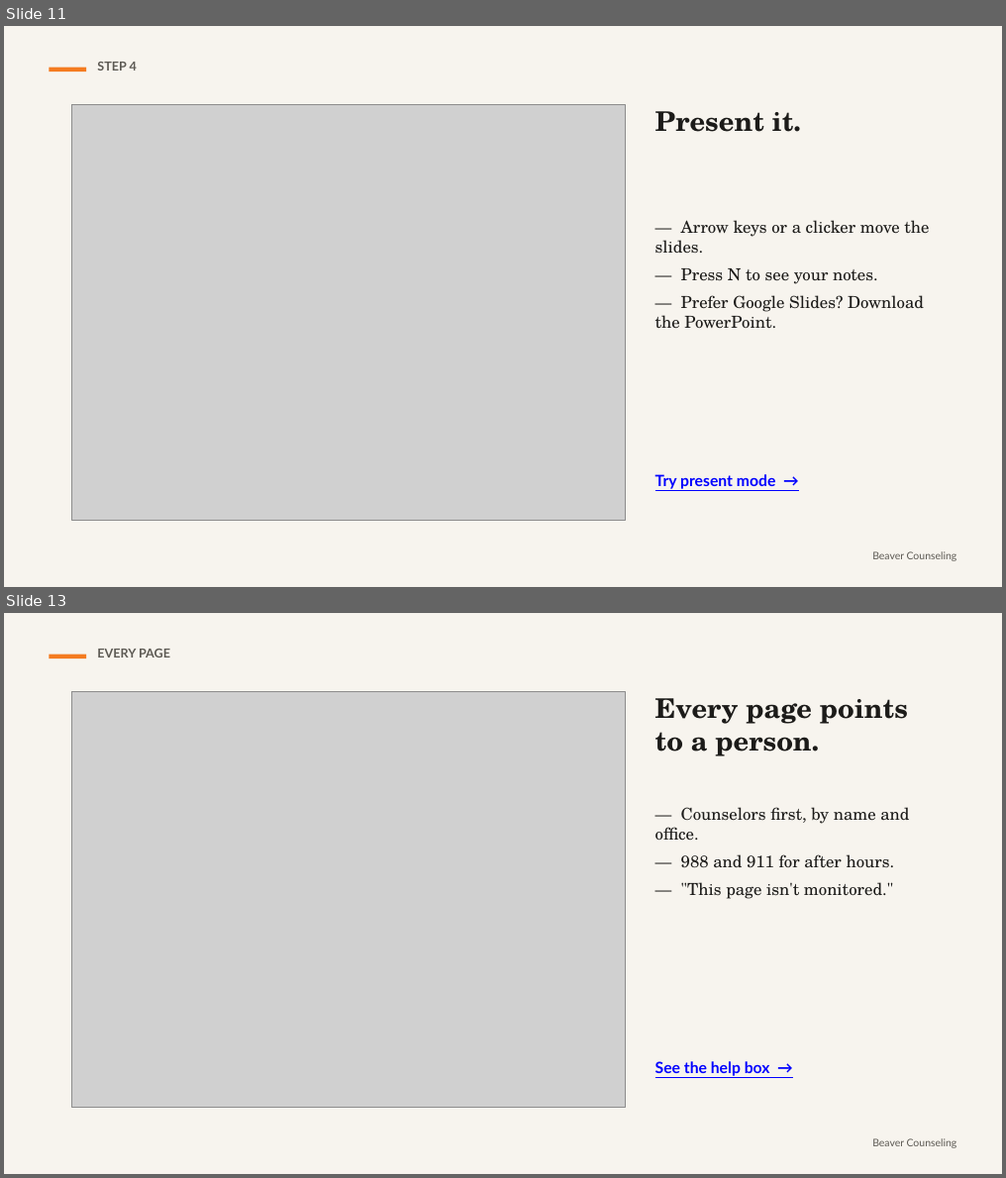
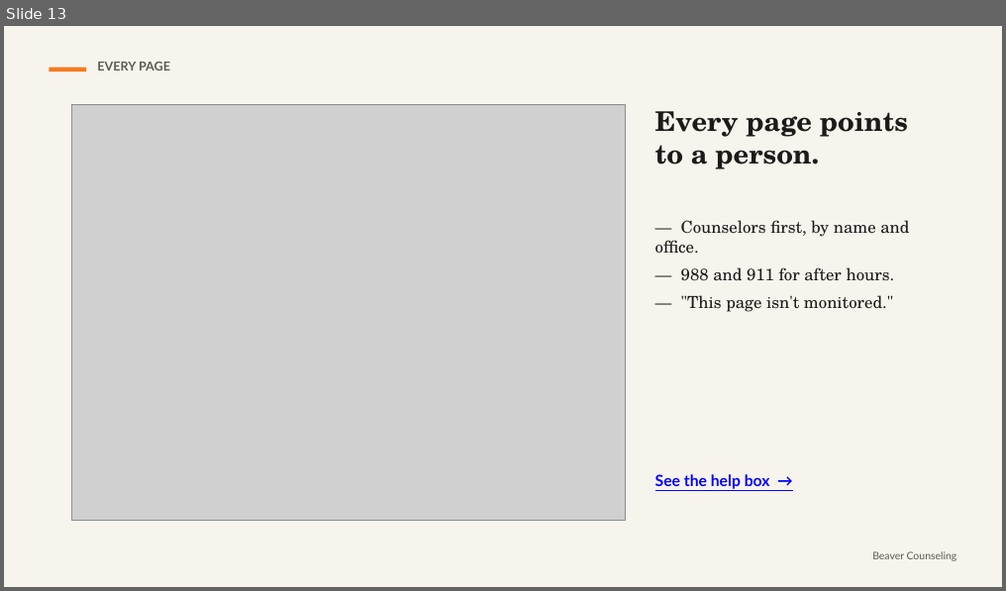
Before and after one commit to rmwtoolkit/bcds-toolkit, a slide deck: decks/using-the-toolkit-lesson-v2.pptx. Shown one above the other, each under a label of ours: slides 11 and 13 before the commit, slide 13 after it; the slides between them are not shown. The pictures are 1006x1178 and 1006x591 pixels, drawn with LibreOffice and Linux fonts; fonts in the diff are those of the drawing; grey boxes stand for pictures. Boxes give left, top, right and bottom in pixels: in the first picture for what was removed or moved away, otherwise in the second. Text is boxed around its words. In the diff, an @@ line names an element or a change of style, - is before the commit and + after.

```diff
--- a/decks/using-the-toolkit-lesson-v2.pptx
+++ b/decks/using-the-toolkit-lesson-v2.pptx
@@ slide 11 removed at <box>4,26,1002,587</box>, background #F7F4EE @@
@@ rectangle removed at <box>49,68,86,72</box> @@
@@ text removed at <box>97,62,137,71</box> @@
-STEP 4
@@ picture removed at <box>71,104,626,520</box> @@
@@ text removed at <box>655,111,801,132</box> @@
-Present it.
@@ text removed at <box>655,220,929,329</box> @@
-— Arrow keys or a clicker move the slides.
-— Press N to see your notes.
-— Prefer Google Slides? Download the PowerPoint.
@@ text removed at <box>655,474,776,489</box> @@
-Try present mode →
@@ text removed at <box>872,552,957,562</box> @@
-Beaver Counseling
```
Also in this commit, not shown: 7 slides changed, 6 slides added, 9 other slides removed, 2 other files.
